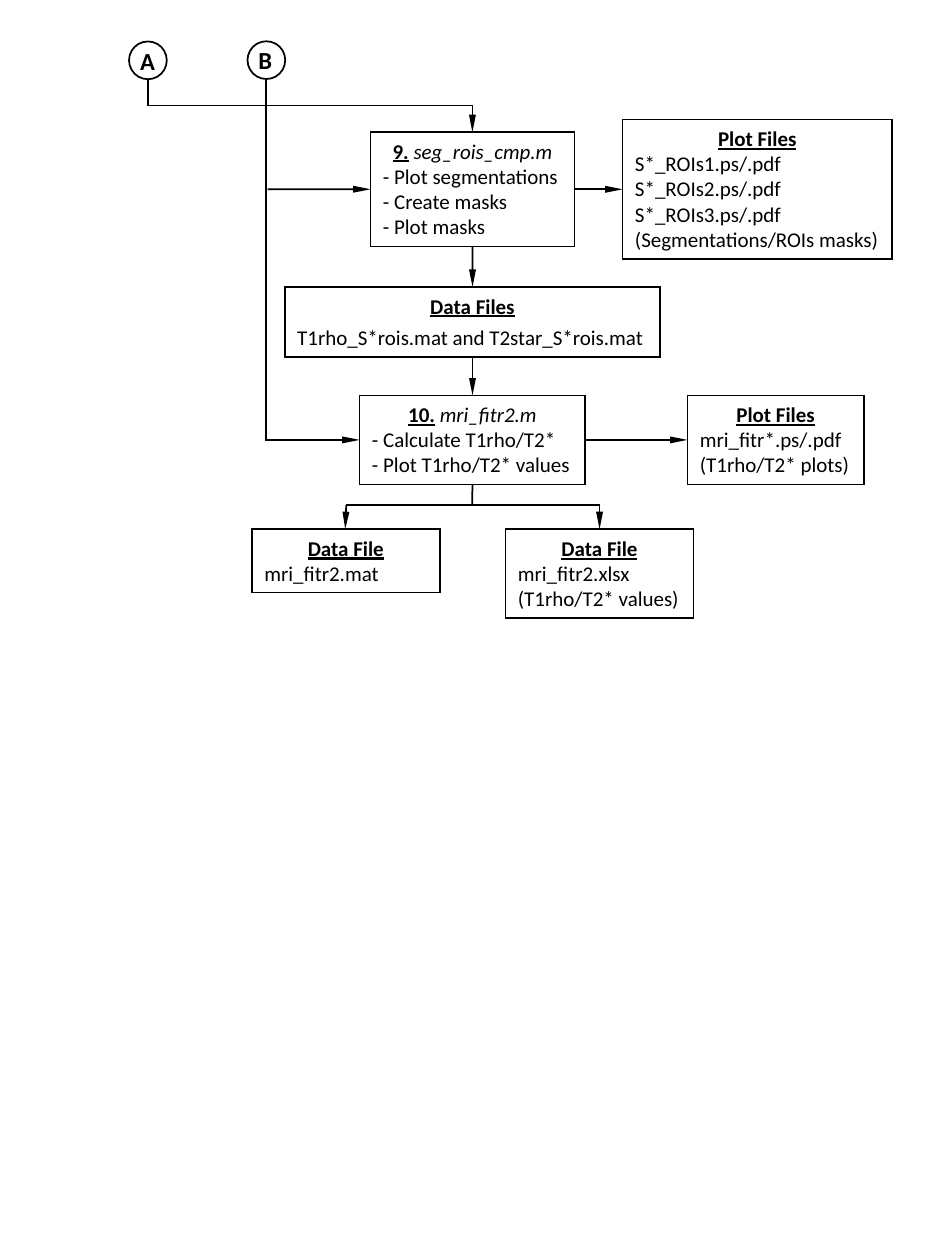
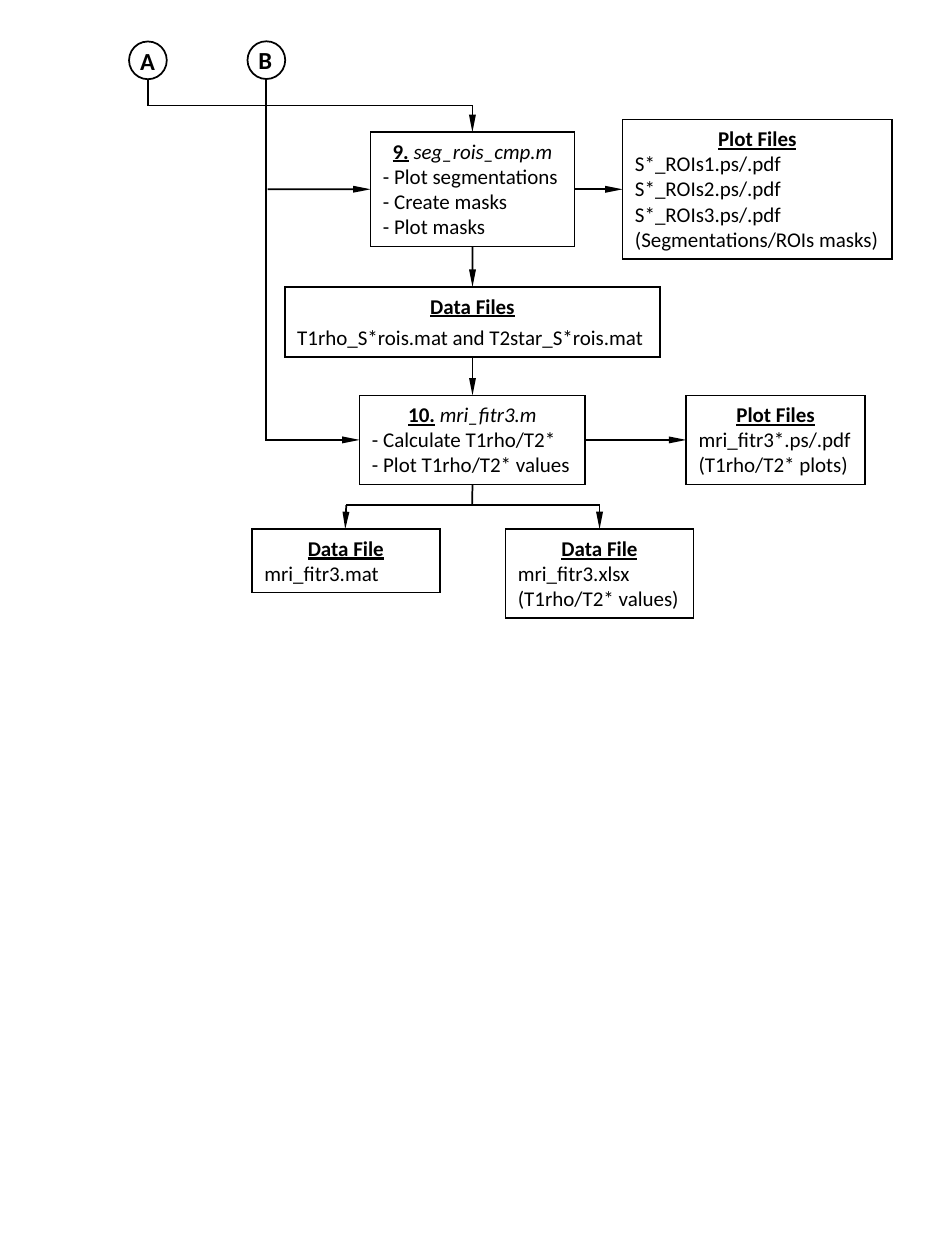
Before and after one commit to mggardne/MRI_T1rho_T2star_reliability, a slide deck: slide 2 of ImageAnalysisPipeline6.pptx. Drawn at 945x1260 pixels with LibreOffice and Linux fonts; fonts in the diff are those of the drawing. Boxes give left, top, right and bottom in pixels: in the first picture for what was removed or moved away, otherwise in the second. Text is boxed around its words. In the diff, an @@ line names an element or a change of style, - is before the commit and + after.

```diff
--- a/ImageAnalysisPipeline6.pptx
+++ b/ImageAnalysisPipeline6.pptx
@@ text in rectangle at [408, 407, 537, 426]: text changed @@
-10. mri_fitr2.m
+10. mri_fitr3.m
@@ text in rectangle at [699, 432, 851, 451]: text changed @@
-mri_fitr*.ps/.pdf
+mri_fitr3*.ps/.pdf
@@ text in rectangle at [264, 566, 378, 584]: text changed @@
-mri_fitr2.mat
+mri_fitr3.mat
@@ text in rectangle at [518, 566, 630, 584]: text changed @@
-mri_fitr2.xlsx
+mri_fitr3.xlsx
```
Also in this commit, not shown: 31 other files.
